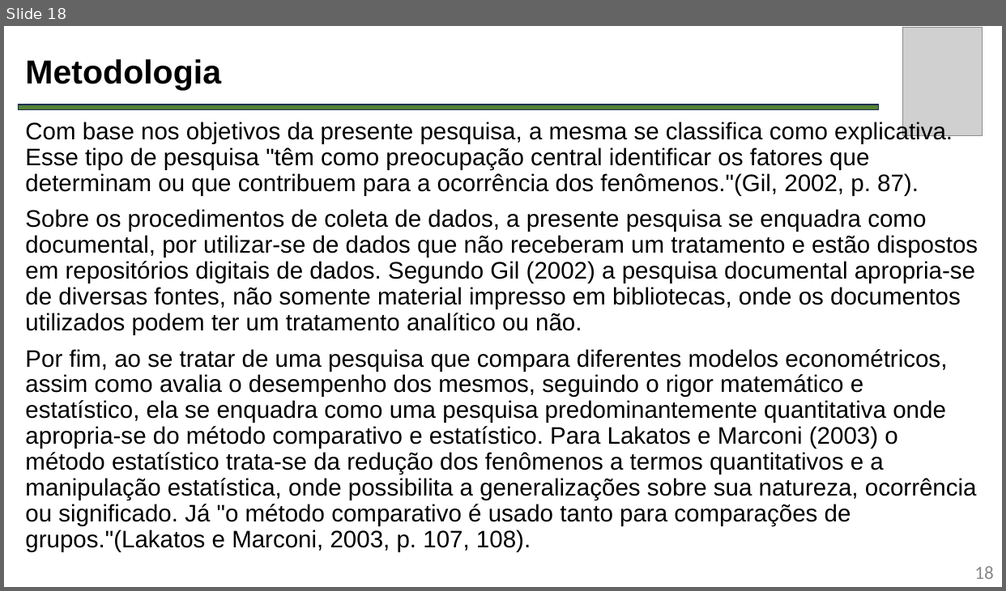
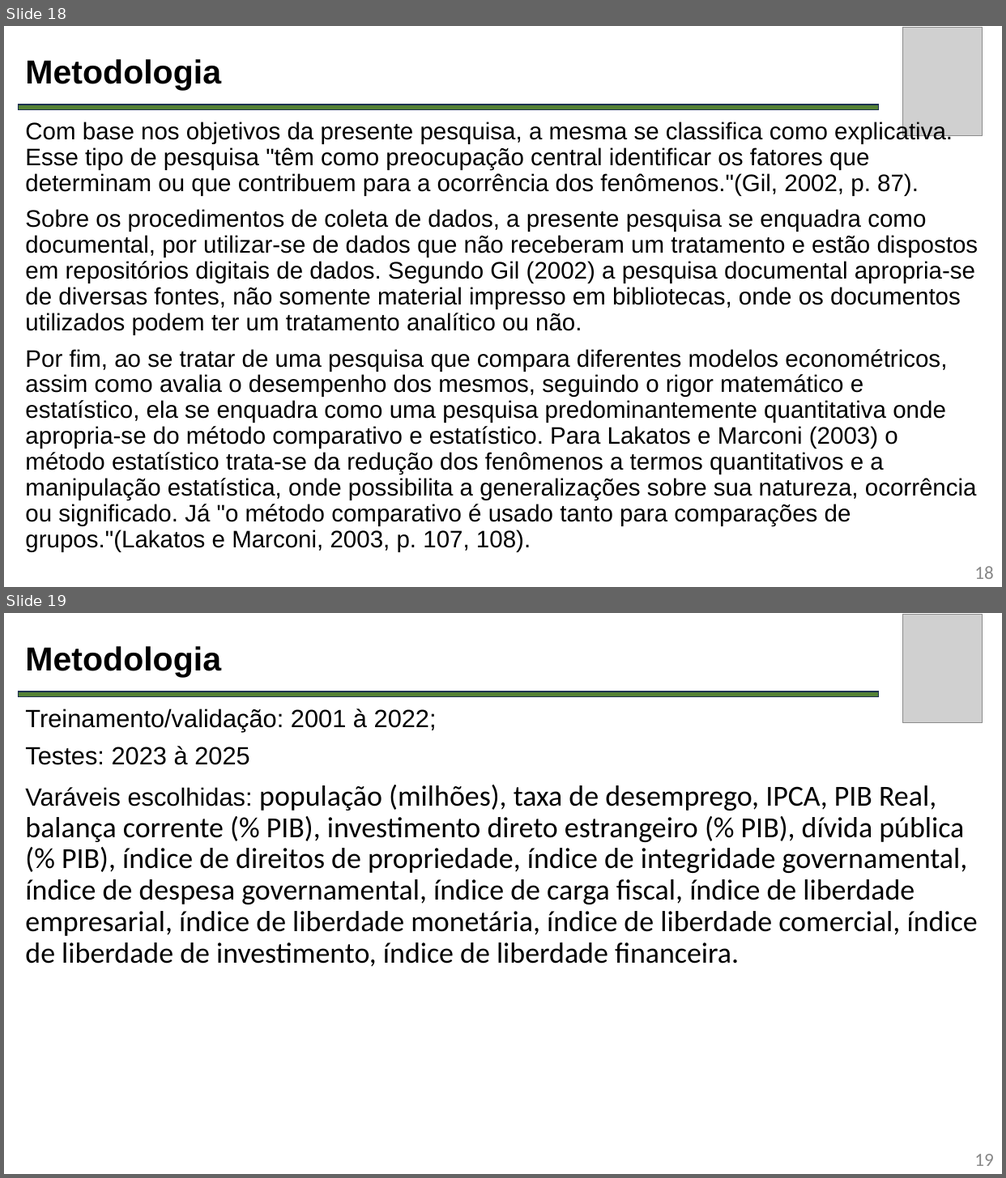
Before and after one commit to leonilso/TCC-UFFS-IA-PIB, a slide deck: Apresentação.pptx. Shown one above the other, each under a label of ours: slide 18 before the commit, slides 18 and 19 after it. The pictures are 1006x591 and 1006x1178 pixels, drawn with LibreOffice and Linux fonts; fonts in the diff are those of the drawing; grey boxes stand for pictures. Boxes give left, top, right and bottom in pixels: in the first picture for what was removed or moved away, otherwise in the second. Text is boxed around its words. In the diff, an @@ line names an element or a change of style, - is before the commit and + after.

```diff
--- a/Apresentação.pptx
+++ b/Apresentação.pptx
@@ slide 19 added at <box>4,613,1002,1174</box>, background #FFFFFF @@
@@ picture added at <box>903,615,983,723</box> @@
@@ title added at <box>25,646,221,677</box>, 32 pt, text #000000, bold @@
+Metodologia
@@ rectangle added at <box>19,692,879,697</box>, fill #548135, outline #1C3052 1 pt @@
@@ text added at <box>25,709,978,967</box>, 28 pt, text #000000 @@
+Treinamento/validação: 2001 à 2022;
+Testes: 2023 à 2025
+Varáveis escolhidas: população (milhões), taxa de desemprego, IPCA, PIB Real, balança corrente (% PIB), investimento direto estrangeiro (% PIB), dívida pública (% PIB), índice de direitos de propriedade, índice de integridade governamental, índice de despesa governamental, índice de carga fiscal, índice de liberdade empresarial, índice de liberdade monetária, índice de liberdade comercial, índice de liberdade de investimento, índice de liberdade financeira.
@@ page number added at <box>974,1154,993,1166</box>, 18 pt, text #888888 @@
+19
```
Also in this commit, not shown: 1 slide changed, 22 other slides added, 2 other files.
